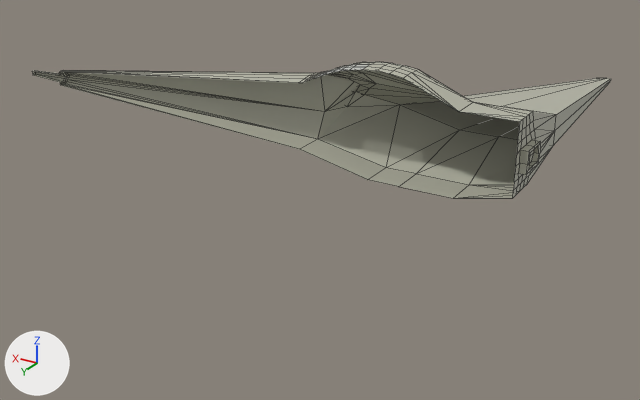
What one commit did to the COLLADA model dev/game/models/ships/player_ship002.dae.
One viewpoint serves both versions: a camera (50 mm lens) standing at (-3.03, 6.36, 2.5) and looking at (0.83, -0.08, -0.72). The lights are fixed; the arrows at lower left show +X, +Y and +Z. Mesh edges are drawn as thin lines.
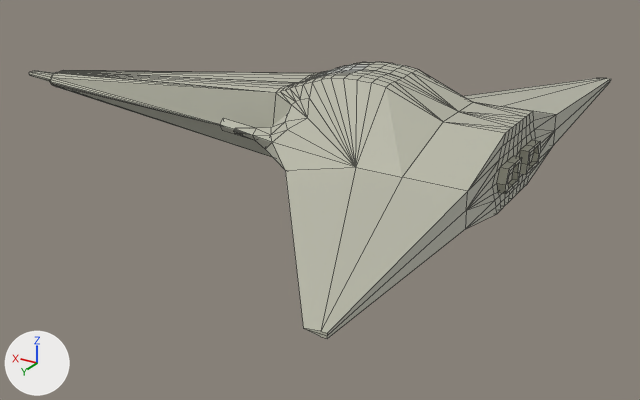
The newer file is also rescaled (x10.0), turned or shifted as a whole; pictures and numbers use the older file's frame.

Pixel boxes (x1, y1, x2, y2) of what changed, in the pictures (640 x 400 px):
'Cube', reshaped (103% taller)
    before: (32, 62, 611, 198)
    after: (29, 62, 611, 339)
part 1 of me_ship, added
    after: (29, 70, 522, 339)

The change, as a list of edits to the scene's bpy script:
```text
Change me_ship:
    used by ob_cube; location = (0.0, 0.0, 0.0)
    remove me_ship.from_pydata(...)  # 256 vertices, 287 faces; spans x -1.07..4.37, y -2.9..0.0, z -0.38..0.6
    add me_ship.from_pydata(...)  # 478 vertices, 574 faces; spans x -1.07..4.37, y -2.9..2.9, z -0.38..0.6
    me_ship part 1
    193 vertices are added at x -1.07..4.37, y 0.0..2.9, z -0.38..0.6
    7 new vertices lie (0.0, 0.08, 0.01) away from vertices in x 0.0..0.89, y 0.0, z 0.42..0.59
    10 new vertices lie (0.04, 0.0, 0.0) away from vertices in x -1.07..-1.0, y 0.12..2.9, z -0.06..0.08
    7 new vertices lie (0.07, 0.0, 0.0) away from vertices in x -1.07, y 0.08..0.41, z -0.09..0.11
    5 new vertices lie (0.0, 0.1, 0.0) away from vertices in x -1.0..1.01, y 0.1..0.32, z -0.21..0.4
    277 new faces join them, mat_material (grey #b9b9a8)
    10 new faces join them, mat_window (white #e4e7e2)
```
